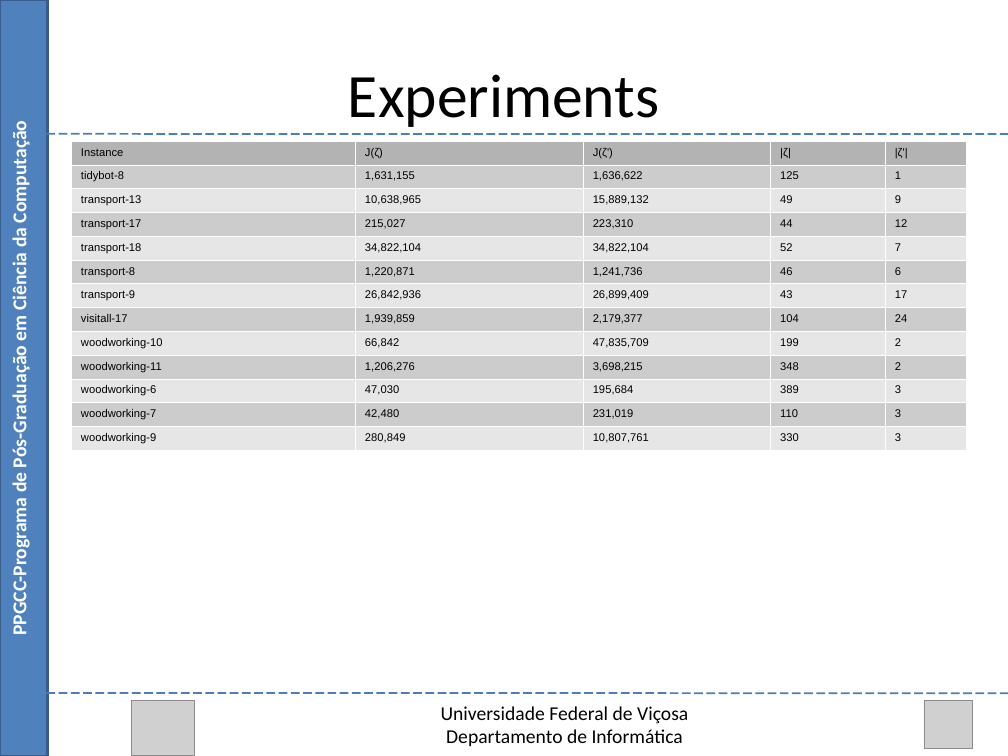
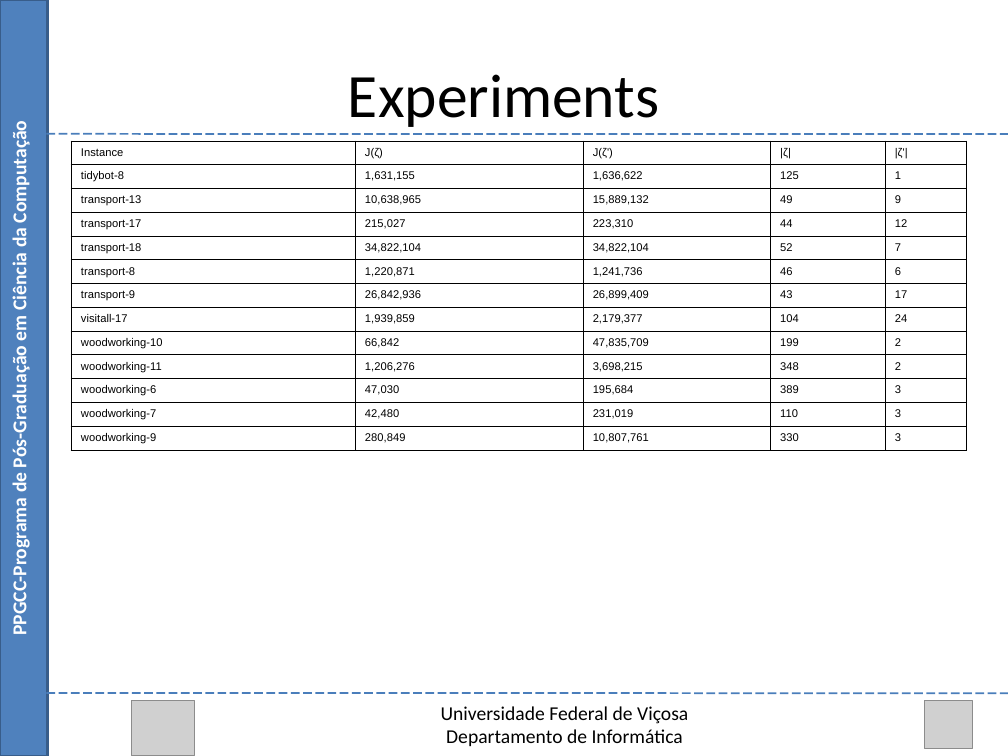
Before and after one commit to Marvinsky/research-marvin, a slide deck: slide 47 of latex/odp/selection heuristics.odp. Drawn at 1008x756 pixels with LibreOffice and Linux fonts; fonts in the diff are those of the drawing; grey boxes stand for pictures. Boxes give left, top, right and bottom in pixels: in the first picture for what was removed or moved away, otherwise in the second. Text is boxed around its words. In the diff, an @@ line names an element or a change of style, - is before the commit and + after.

```diff
--- a/latex/odp/selection heuristics.odp
+++ b/latex/odp/selection heuristics.odp
@@ table at (x1=71, y1=141, x2=967, y2=451) @@
@@ fill #B3B3B3 to none in row 1 @@
@@ fill #CCCCCC to none in 30 cells @@
@@ fill #E6E6E6 to none in 30 cells @@
@@ borders changed @@
```
Also in this commit, not shown: 4 other slides changed, 2 slides added, 10 other files.
